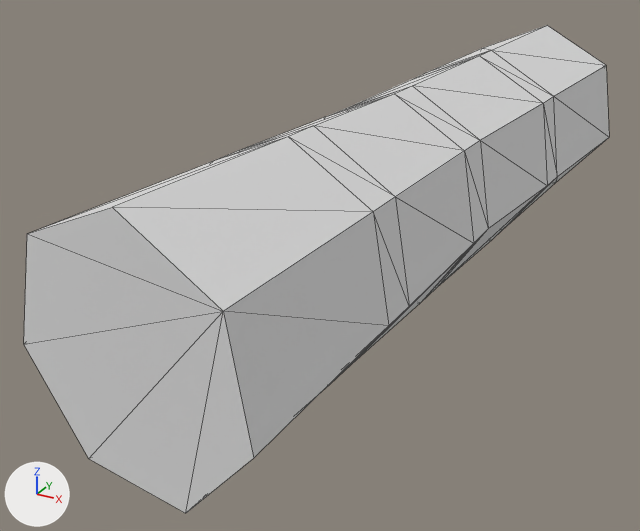
A saved change to the glTF model models/ultimate-pack/low-poly-10/m/nature-log-birch.glb.
Before and after are seen from a 50 mm lens placed at (0.569, -1.27, 0.635), pointed at (-0.076, -0.098, 0.049). Every picture has the same lights, and +X, +Y and +Z are marked at lower left. The picture after the commit comes second. Mesh edges are drawn as thin lines. Where no turn or scale is listed for an object, it has been applied to the vertices.

The scene before the commit, as lines of its bpy script (objects in view):
```python
mat_13_brown_light = principled_material('13 BROWN-LIGHT')
mat_13_brown_light.base_color = (0.8, 0.8, 0.8)  # white #e7e7e7
mat_13_brown_light.metallic = 0.4
mat_13_brown_light.roughness = 1.0
mat_15_brown_white = principled_material('15 BROWN-WHITE')
mat_15_brown_white.base_color = (0.8, 0.8, 0.8)  # white #e7e7e7
mat_15_brown_white.metallic = 0.4
mat_15_brown_white.roughness = 1.0
mat_9_brown_darkest = principled_material('9 BROWN-DARKEST')
mat_9_brown_darkest.base_color = (0.8, 0.8, 0.8)  # white #e7e7e7
mat_9_brown_darkest.metallic = 0.4
mat_9_brown_darkest.roughness = 1.0
me_log_birch = bpy.data.meshes.new('log-birch')
me_log_birch.from_pydata(...)  # 56 vertices, 108 faces; spans x -0.196..0.196, y -0.673..0.701, z -0.001..0.342
# faces by material slot: [90, 8, 10]
me_log_birch.materials.append(mat_15_brown_white)  # white #e7e7e7
me_log_birch.materials.append(mat_9_brown_darkest)  # white #e7e7e7
me_log_birch.materials.append(mat_13_brown_light)  # white #e7e7e7
ob_log_birch = bpy.data.objects.new('log-birch', me_log_birch)
ob_log_birch.location = (0.017, 0.0, 0.0)
```
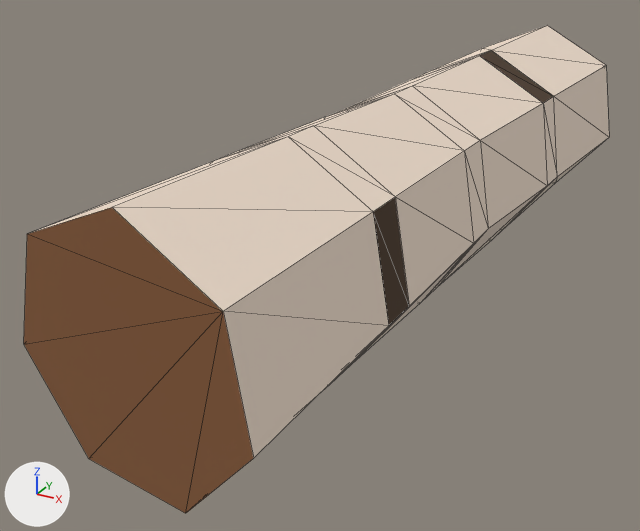
Where the change shows, as pixel boxes [x1, y1, x2, y2] in the pictures (640 x 531 px):
'log-birch', recoloured, surface changed: [24, 25, 609, 513] in both

Patch to the scene script:
```diff
--- a/models/ultimate-pack/low-poly-10/m/nature-log-birch.glb.py
+++ b/models/ultimate-pack/low-poly-10/m/nature-log-birch.glb.py
@@ mat_15_brown_white @@
 mat_15_brown_white = principled_material('15 BROWN-WHITE')
-mat_15_brown_white.base_color = (0.8, 0.8, 0.8)  # white #e7e7e7
-mat_15_brown_white.metallic = 0.4
+mat_15_brown_white.base_color = (0.888, 0.745, 0.624)  # pale yellow #f2e0cf
 mat_15_brown_white.roughness = 1.0
@@ mat_9_brown_darkest @@
 mat_9_brown_darkest = principled_material('9 BROWN-DARKEST')
-mat_9_brown_darkest.base_color = (0.8, 0.8, 0.8)  # white #e7e7e7
+mat_9_brown_darkest.base_color = (0.0742, 0.0437, 0.0242)  # brown #4d3b2b
 mat_9_brown_darkest.metallic = 0.4
@@ mat_13_brown_light @@
 mat_13_brown_light = principled_material('13 BROWN-LIGHT')
-mat_13_brown_light.base_color = (0.8, 0.8, 0.8)  # white #e7e7e7
+mat_13_brown_light.base_color = (0.246, 0.105, 0.0409)  # brown #885b39
 mat_13_brown_light.metallic = 0.4
```
